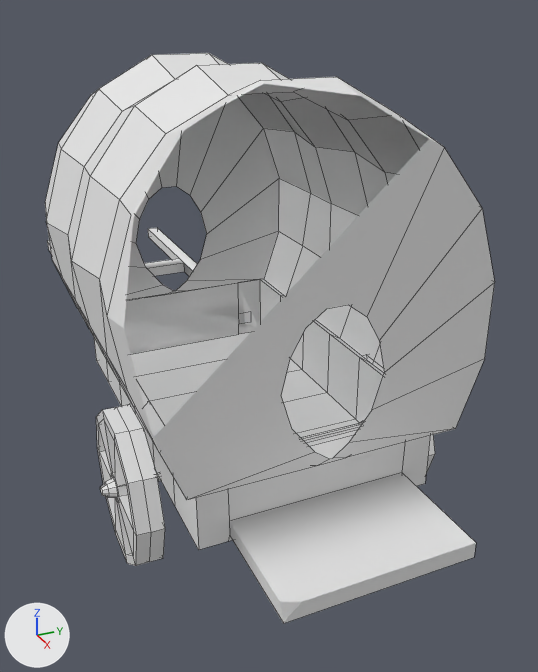
Renders of the FBX model Assets/Models/Iron Age/Caravan02.fbx from each side of a commit.
Both versions are drawn from a 50 mm lens placed at (8.14, -3.19, 6.17), pointed at (-1.01, 0.93, 1.59). Every picture has the same lights, and +X, +Y and +Z are marked at lower left. Mesh edges are drawn as thin lines. Everything nearer to the camera than a plane just in front of the edit is cut away. Where no turn or scale is listed for an object, it has been applied to the vertices.

In view in the first picture: 'Caravan02'.
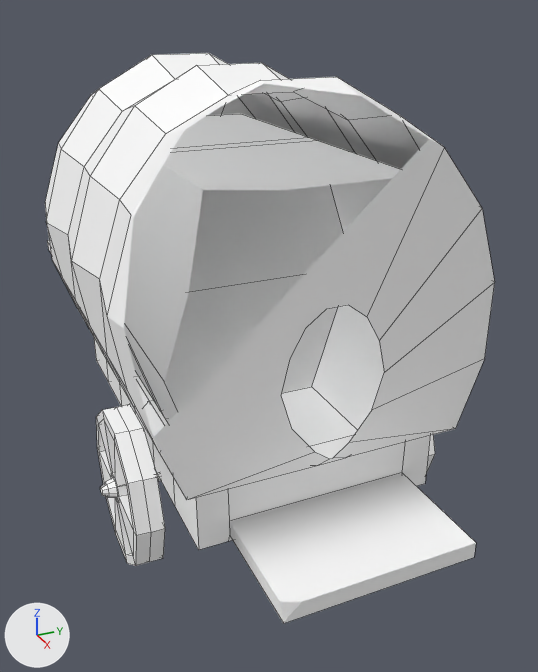
Changed parts and their boxes [x1, y1, x2, y2] in the pictures (538 x 672 px):
'Caravan02', recoloured, surface changed, reshaped
    both: [45, 53, 495, 624]
part 1 of me_cylinder_001, added
    after: [124, 114, 401, 446]

Patch to the scene script:
```diff
--- a/Assets/Models/Iron Age/Caravan02.fbx.py
+++ b/Assets/Models/Iron Age/Caravan02.fbx.py
@@ mat_wheels @@
 mat_wheels = principled_material('Wheels')
-mat_wheels.base_color = (0.8, 0.8, 0.8)  # white #e7e7e7
+mat_wheels.base_color = (1.0, 1.0, 1.0)  # white #ffffff
 mat_wheels.roughness = 0.553
@@ mat_wood @@
 mat_wood = principled_material('Wood')
-mat_wood.base_color = (0.8, 0.8, 0.8)  # white #e7e7e7
+mat_wood.base_color = (1.0, 1.0, 1.0)  # white #ffffff
 mat_wood.roughness = 0.553
@@ mat_cloth @@
 mat_cloth = principled_material('Cloth')
-mat_cloth.base_color = (0.8, 0.8, 0.8)  # white #e7e7e7
-mat_cloth.roughness = 0.553
+mat_cloth.base_color = (1.0, 1.0, 1.0)  # white #ffffff
+mat_cloth.roughness = 0.693
@@ me_cylinder_001 @@
 # used by ob_caravan02; location = (0.0, 0.0, 1.0)
-me_cylinder_001.from_pydata(...)  # 484 vertices, 473 faces; spans x -7.77..3.68, y -2.05..2.03, z -0.86..4.48
+me_cylinder_001.from_pydata(...)  # 508 vertices, 483 faces; spans x -7.77..3.68, y -2.05..2.03, z -0.86..4.48
+# me_cylinder_001 part 1
+# 16 vertices are added at x -2.26..2.24, y -1.58..1.58, z 0.3..3.6
+# 8 new vertices lie (0.0, 2.08, 0.0) away from vertices in x -2.26..2.24, y -1.04, z 0.3..3.6
+# 10 new faces join them, mat_wood (white #ffffff)
 me_cylinder_001.materials.append(mat_wheels)
```
